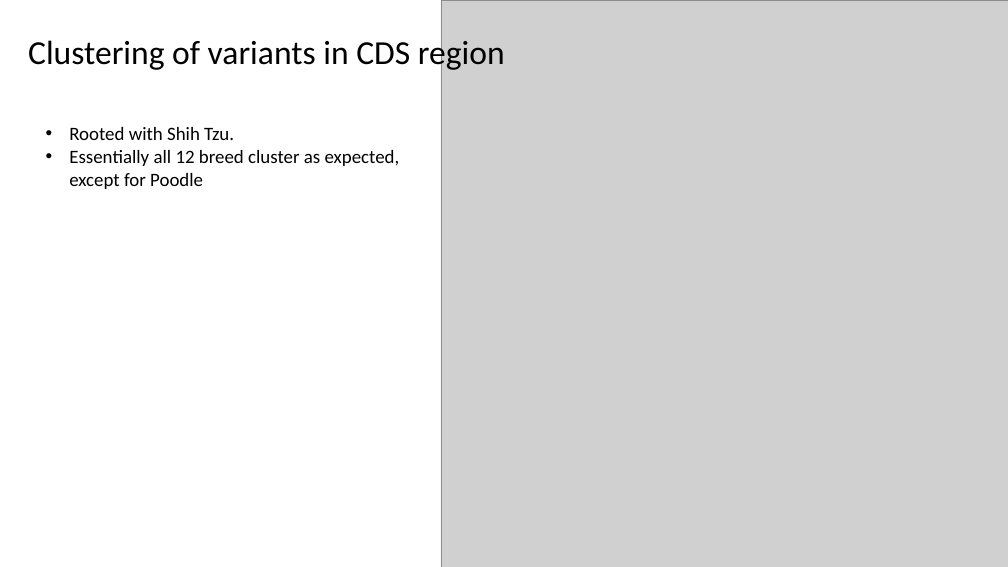
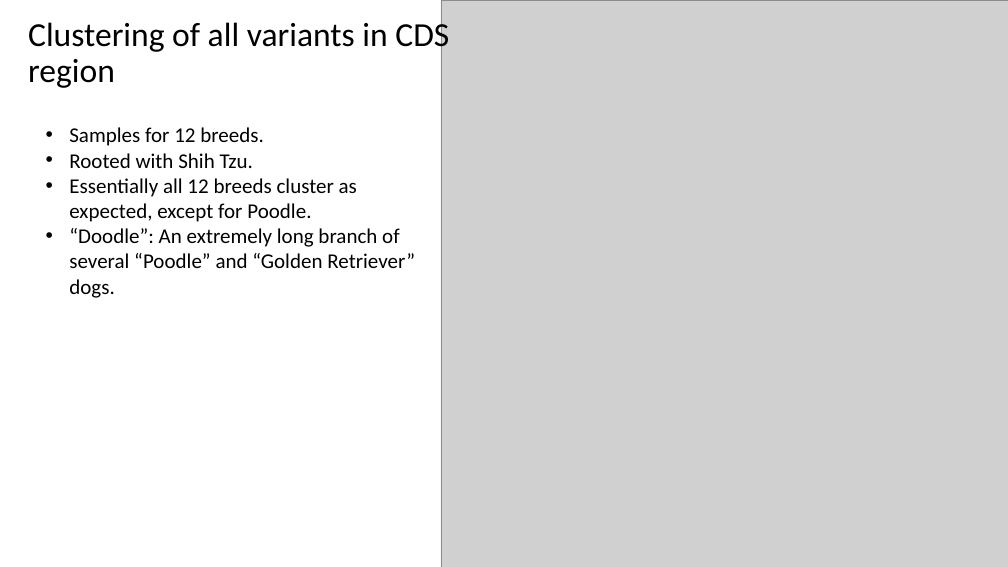
Before and after one commit to JingxuanChen7/canine_tumor_wes, a slide deck: slide 9 of doc/LabMeeting120123.pptx. Drawn at 1008x567 pixels with LibreOffice and Linux fonts; fonts in the diff are those of the drawing; grey boxes stand for pictures. Boxes give left, top, right and bottom in pixels: in the first picture for what was removed or moved away, otherwise in the second. Text is boxed around its words. In the diff, an @@ line names an element or a change of style, - is before the commit and + after.

Commit message:
update ppt

```diff
--- a/doc/LabMeeting120123.pptx
+++ b/doc/LabMeeting120123.pptx
@@ title at [28,19,449,88]: text changed @@
-Clustering of variants in CDS region
+Clustering of all variants in CDS region
@@ text at [69,127,264,146]: paragraph added @@
+• Samples for 12 breeds.
@@ text at [69,178,415,298]: text changed; size 18 to 20 pt @@
-• Essentially all 12 breed cluster as expected, except for Poodle
+• Essentially all 12 breeds cluster as expected, except for Poodle.
+• “Doodle”: An extremely long branch of several “Poodle” and “Golden Retriever” dogs.
@@ text at [69,153,253,168]: size 18 to 20 pt in "Rooted with Shih Tzu." @@
```
Also in this commit, not shown: 7 other slides changed, 5 slides added, 1 other file.
